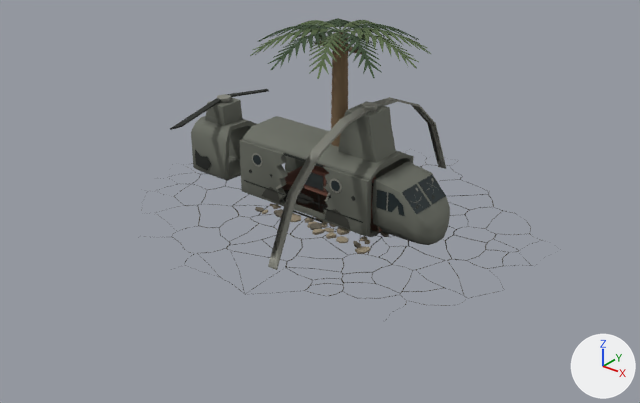
One commit to the glTF model apps/range/public/models/crash.glb: the scene before it, then after it.
The view is the same before and after, from a 50 mm lens placed at (17.4, -22.8, 14.3), pointed at (1.8, -3.3, 2.2). Arrows for +X, +Y and +Z are at lower right; the lights stay in place. The older version comes first.

In view in the first picture: 'abandoned-car', 'helicopter', 'impact-cracks', 'palm-crown', 'palm-trunk' and 5 more.
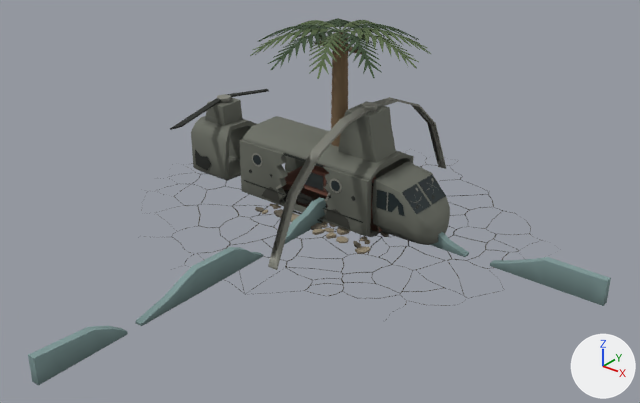
Edits to the bpy script that builds the scene:
```text
Add mat_blue:
    mat_blue = bpy.data.materials.new('blue')
    # nodes: BsdfPrincipled, Mix, OutputMaterial, VertexColor
    # colours: greyish cyan #809b9a, mixed with the vertex colours
Add me_blue_edge_south:
    me_blue_edge_south.from_pydata(...)  # 80 vertices, 152 faces; spans x 0.0..10.0, y -0.12..0.12, z 0.0..0.85
    me_blue_edge_south.materials.append(mat_blue)
Add me_blue_edge_east:
    me_blue_edge_east.from_pydata(...)  # 102 vertices, 192 faces; spans x -0.12..0.12, y -12.88..-0.12, z 0.0..0.85
    me_blue_edge_east.materials.append(mat_blue)
Add ob_blue_edge_south:
    ob_blue_edge_south = bpy.data.objects.new('blue-edge-south', me_blue_edge_south)
    ob_blue_edge_south.location = (0.0, 0.0, 0.0)
Add ob_blue_edge_east:
    ob_blue_edge_east = bpy.data.objects.new('blue-edge-east', me_blue_edge_east)
    ob_blue_edge_east.location = (0.0, 0.0, 0.0)
```

What differs and where, as boxes [x1, y1, x2, y2] in the pictures (640 x 403 px):
'blue-edge-east', added: after [28, 197, 326, 385]
'blue-edge-south', added (cyan): after [430, 232, 611, 306]
